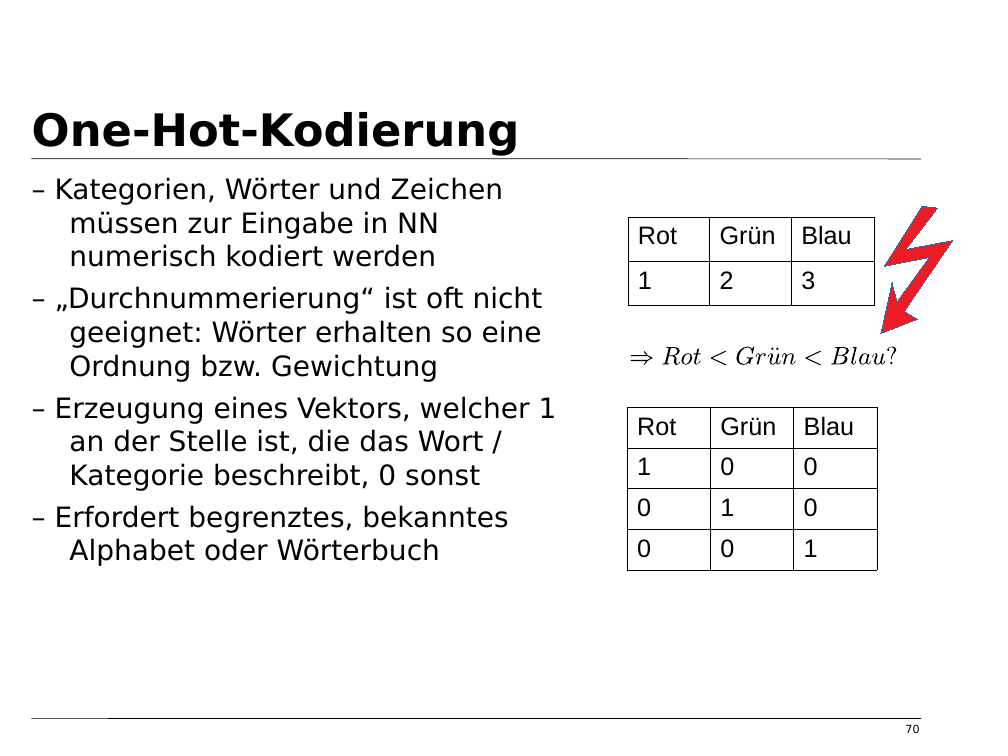
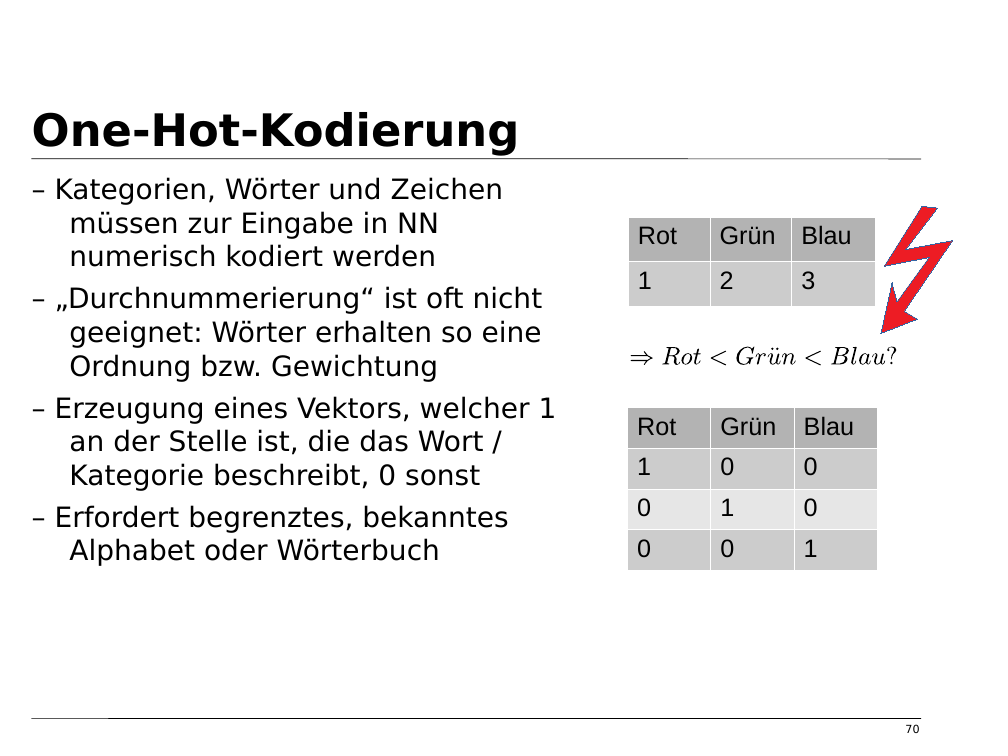
Before and after one commit to tfassbender/deep_learning_team_rnn, a slide deck: slide 70 of vorlesung/vorlesung_rnn_final.odp. Drawn at 1008x756 pixels with LibreOffice and Linux fonts; fonts in the diff are those of the drawing; background and template pictures are left out. Boxes give left, top, right and bottom in pixels: in the first picture for what was removed or moved away, otherwise in the second. Text is boxed around its words. In the diff, an @@ line names an element or a change of style, - is before the commit and + after.

```diff
--- a/vorlesung/vorlesung_rnn_final.odp
+++ b/vorlesung/vorlesung_rnn_final.odp
@@ table at (x1=628, y1=217, x2=875, y2=305) @@
@@ fill none to #B3B3B3 in row 1 @@
@@ fill none to #CCCCCC in row 2 @@
@@ borders changed @@
@@ table at (x1=627, y1=407, x2=878, y2=570) @@
@@ fill none to #B3B3B3 in row 1 @@
@@ fill none to #CCCCCC in 6 cells @@
@@ fill none to #E6E6E6 in row 3 @@
@@ borders changed @@
```
Also in this commit, not shown: 7 other slides changed.
